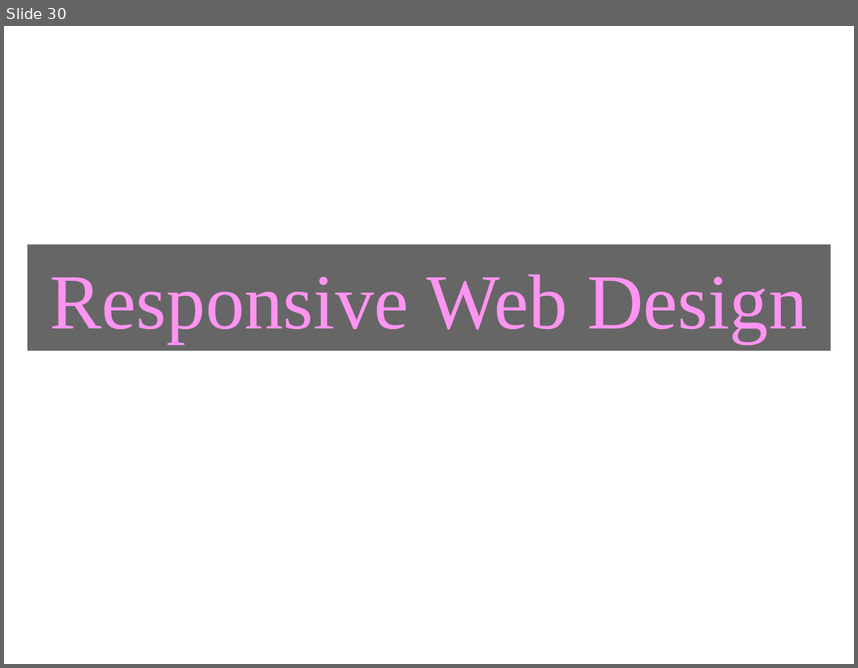
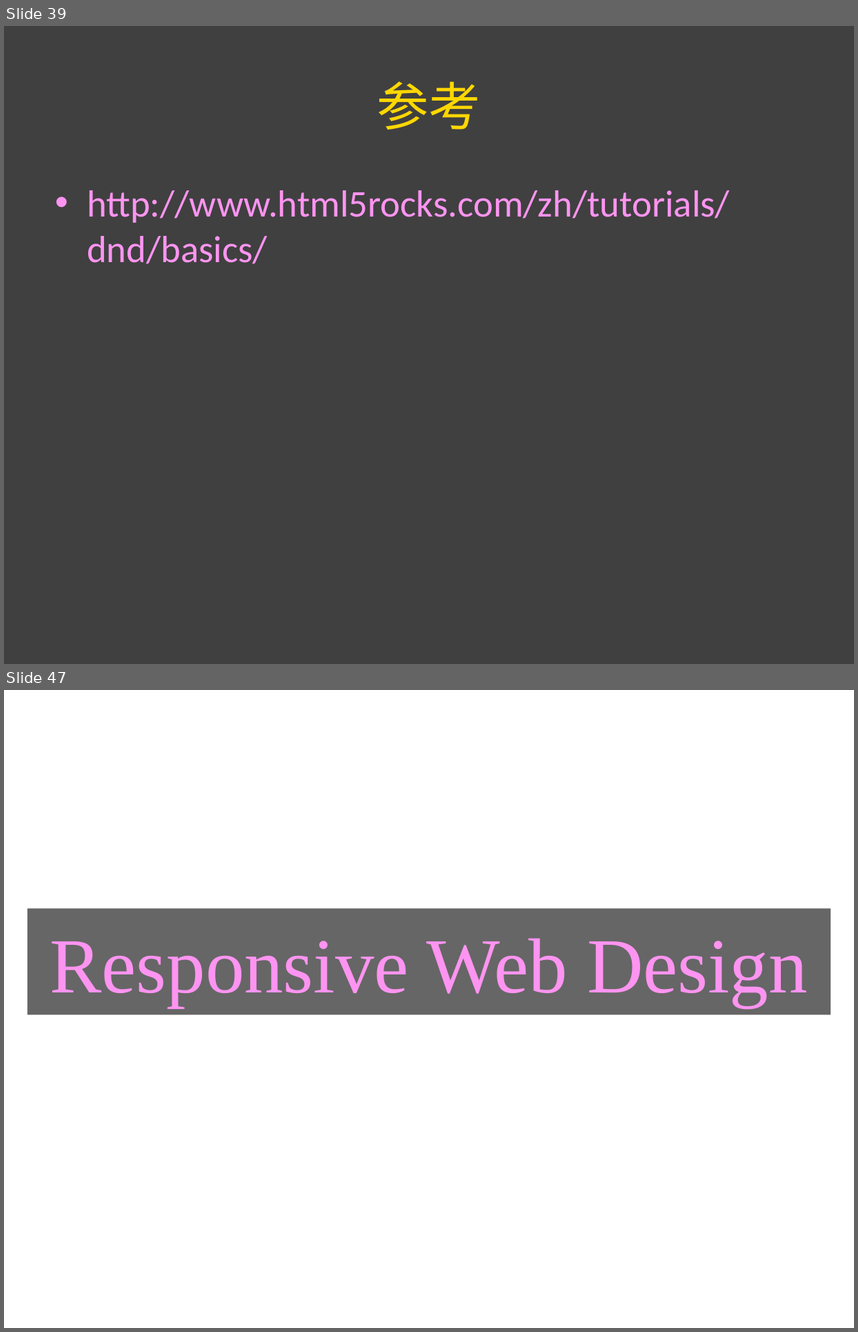
Before and after one commit to simplemx/playground, a slide deck: ppt/frontend.pptx. Shown one above the other, each under a label of ours: slide 30 before the commit, slides 39 and 47 after it; the slides between them are not shown. The pictures are 858x668 and 858x1332 pixels, drawn with LibreOffice and Linux fonts; fonts in the diff are those of the drawing; background and template pictures are left out. Boxes give left, top, right and bottom in pixels: in the first picture for what was removed or moved away, otherwise in the second. Text is boxed around its words. In the diff, an @@ line names an element or a change of style, - is before the commit and + after.

```diff
--- a/ppt/frontend.pptx
+++ b/ppt/frontend.pptx
@@ slide 39 added at (x1=4, y1=26, x2=854, y2=664), background #404040 @@
@@ title added at (x1=377, y1=81, x2=481, y2=129), 44 pt, text #FFD700 @@
+参考
@@ text added at (x1=87, y1=190, x2=730, y2=264), 32 pt, text #FE94F1 @@
+• http://www.html5rocks.com/zh/tutorials/dnd/basics/
@@ what was slide 30 is now slide 47 @@
```
Also in this commit, not shown: 13 slides changed, 48 other slides added, 2 slides removed.
